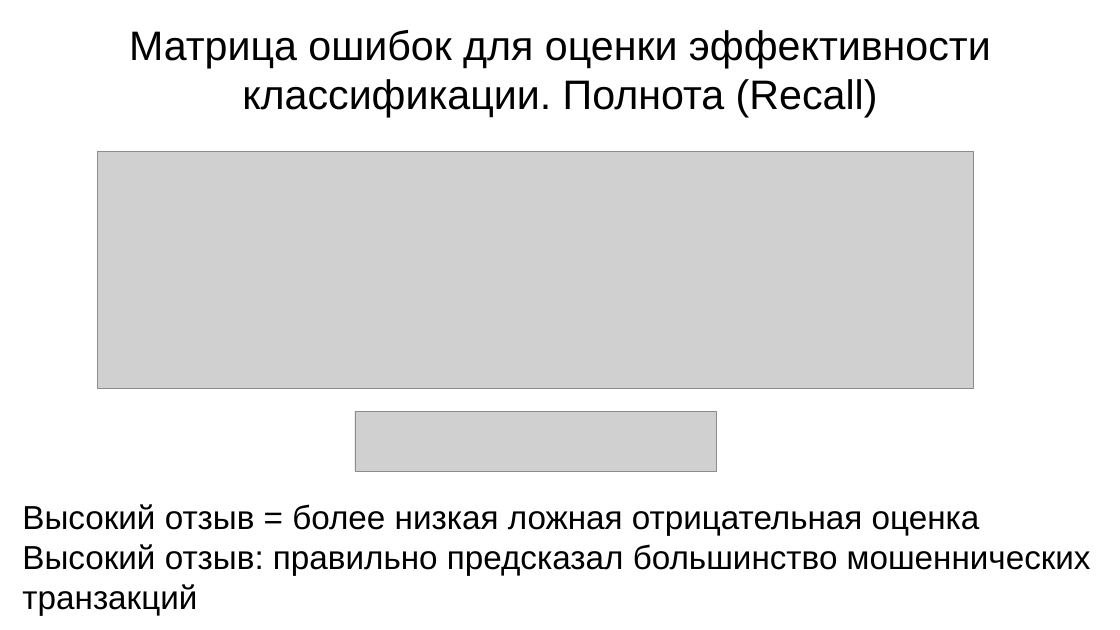
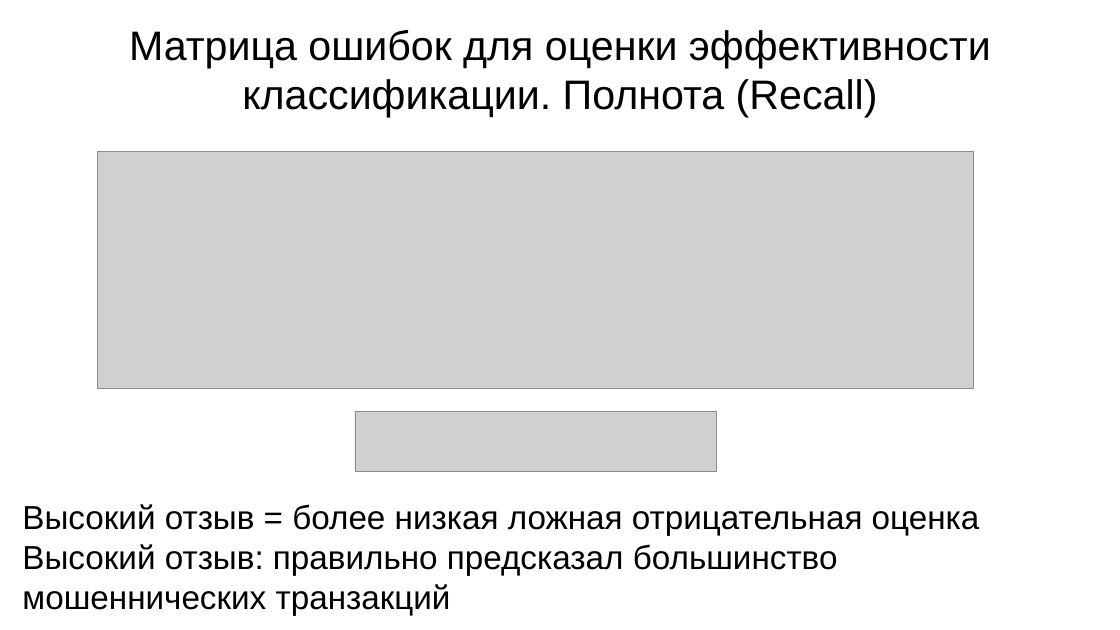
Before and after one commit to golubnichiy/bigdata_0325, a slide deck: slide 8 of 2_3.pptx. Drawn at 1120x630 pixels with LibreOffice and Linux fonts; fonts in the diff are those of the drawing; grey boxes stand for pictures. Boxes give left, top, right and bottom in pixels: in the first picture for what was removed or moved away, otherwise in the second. Text is boxed around its words. In the diff, an @@ line names an element or a change of style, - is before the commit and + after.

```diff
--- a/2_3.pptx
+++ b/2_3.pptx
@@ text "Высокий отзыв = более низкая ..." rewrapped from [22, 504, 1091, 615] to [22, 504, 980, 615] @@
```
Also in this commit, not shown: 1 other slide changed, 3 other files.
